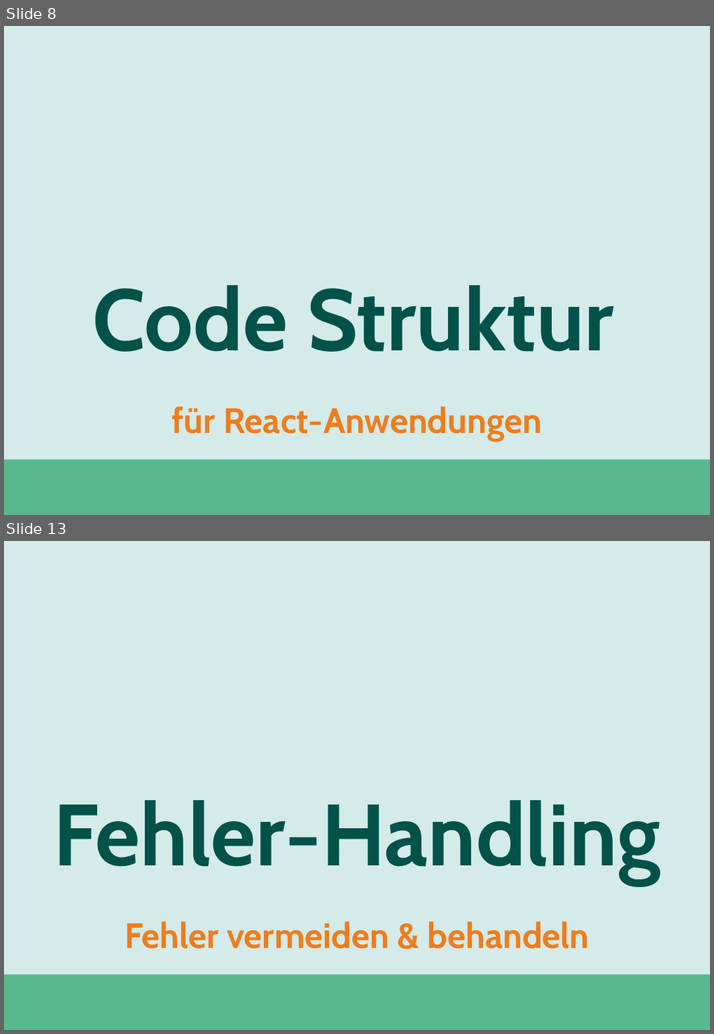
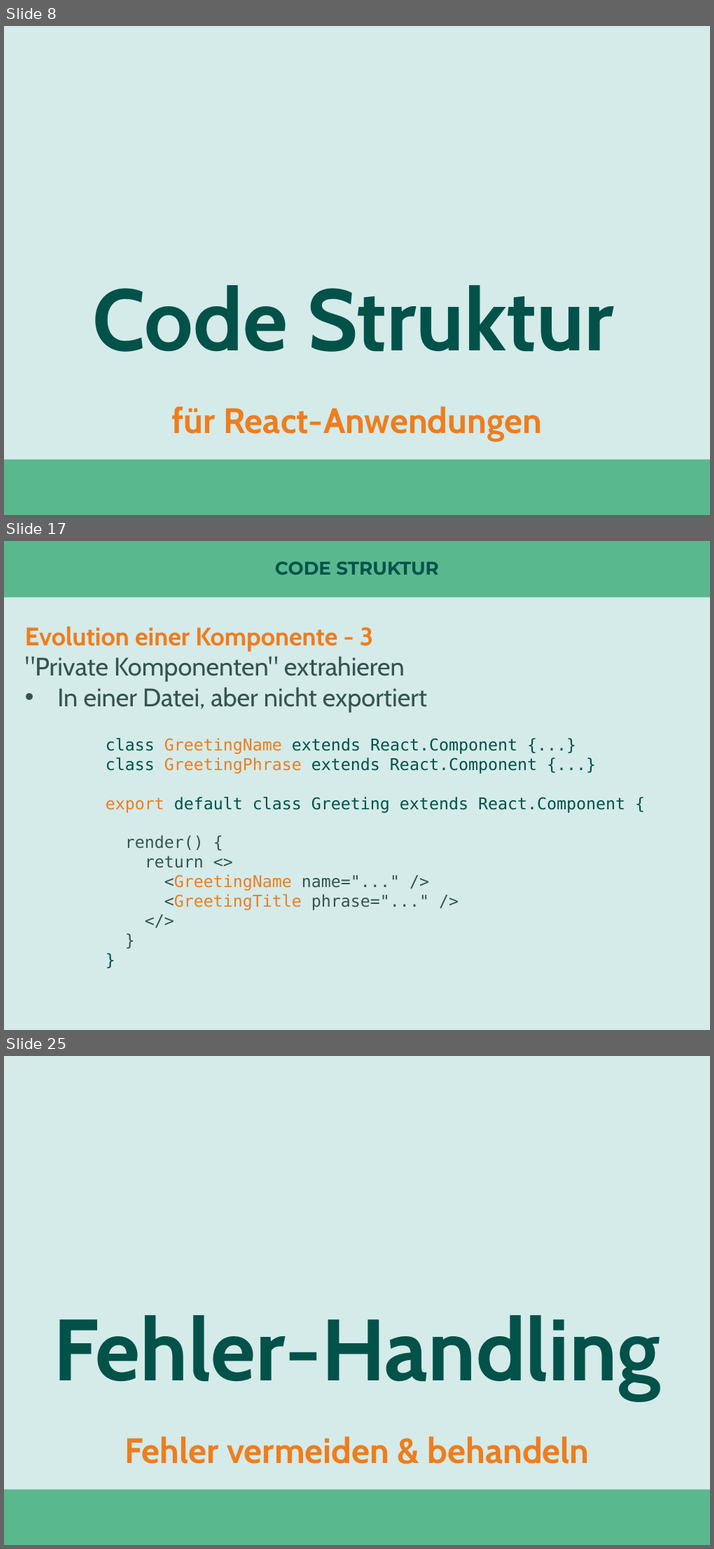
Before and after one commit to nilshartmann/react-talk, a slide deck: react-in-enterprise-anwendungen.pptx. Shown one above the other, each under a label of ours: slides 8 and 13 before the commit, slides 8, 17 and 25 after it; the slides between them are not shown. The pictures are 714x1034 and 714x1549 pixels, drawn with LibreOffice and Linux fonts; fonts in the diff are those of the drawing. Boxes give left, top, right and bottom in pixels: in the first picture for what was removed or moved away, otherwise in the second. Text is boxed around its words. In the diff, an @@ line names an element or a change of style, - is before the commit and + after.

```diff
--- a/react-in-enterprise-anwendungen.pptx
+++ b/react-in-enterprise-anwendungen.pptx
@@ slide 17 added at (4,541,710,1030), background #D4EBE9 @@
@@ rectangle added at (4,541,710,597), fill #5AB88F @@
@@ title added at (275,561,439,575), 20.3 pt, text #025249, bold @@
+CODE STRUKTUR
@@ text added at (25,626,427,712), 28 pt, text #36544F @@
+Evolution einer Komponente - 3
+"Private Komponenten" extrahieren
+• In einer Datei, aber nicht exportiert
@@ text added at (106,738,625,910), 18 pt, text #025249 @@
+class GreetingName extends React.Component {...}
+class GreetingPhrase extends React.Component {...}
+export default class Greeting extends React.Component {
+render() {
+return <>
+<GreetingName name="..." />
+<GreetingTitle phrase="..." />
+</>
+}
+}
@@ what was slide 13 is now slide 25 @@
```
Also in this commit, not shown: 6 slides changed, 13 other slides added, 7 slides removed, 1 other file.
